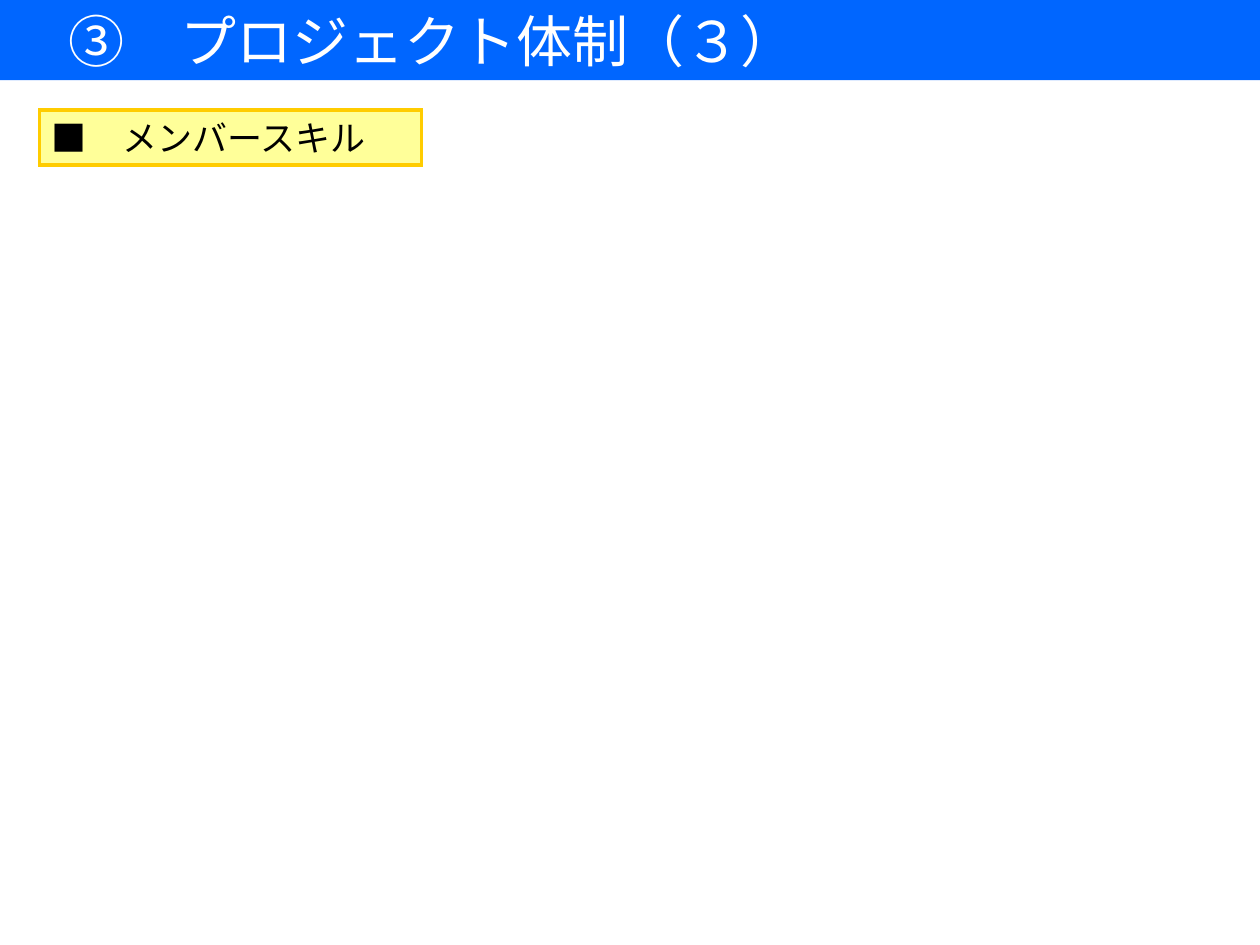
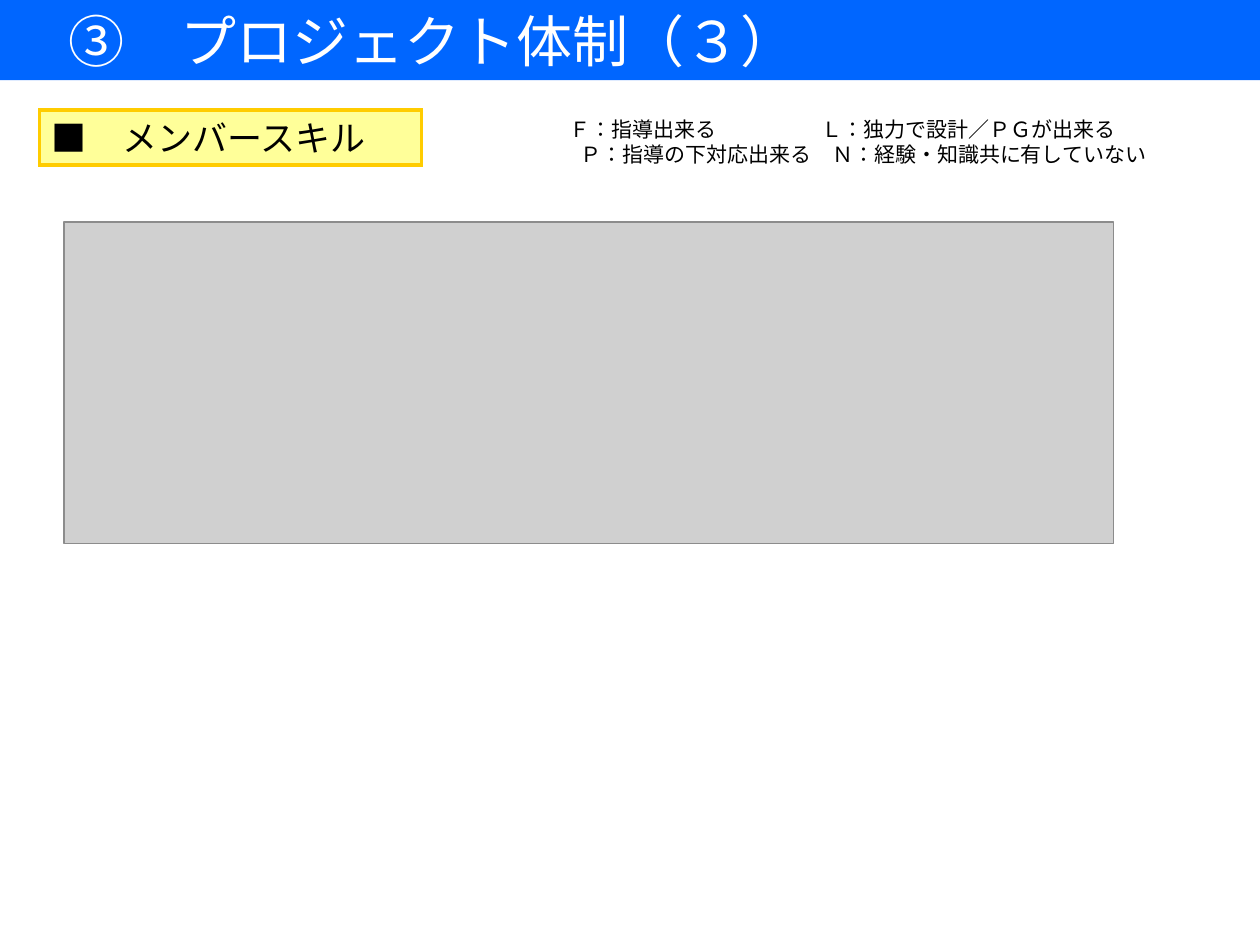
Before and after one commit to 7057547/RemoteMonitoringSystem, a slide deck: slide 9 of DOC/05作成資料/00開発計画書/【遠隔監視システム開発】開発計画書.ppt. Drawn at 1260x945 pixels with LibreOffice and Linux fonts; fonts in the diff are those of the drawing; grey boxes stand for pictures. Boxes give left, top, right and bottom in pixels: in the first picture for what was removed or moved away, otherwise in the second. Text is boxed around its words. In the diff, an @@ line names an element or a change of style, - is before the commit and + after.

```diff
--- a/DOC/05作成資料/00開発計画書/【遠隔監視システム開発】開発計画書.ppt
+++ b/DOC/05作成資料/00開発計画書/【遠隔監視システム開発】開発計画書.ppt
@@ text added at (570, 119, 1146, 164), 12 pt, text #000000 @@
+Ｆ：指導出来る Ｌ：独力で設計／ＰＧが出来る
+Ｐ：指導の下対応出来る Ｎ：経験・知識共に有していない
@@ picture added at (64, 222, 1114, 543) @@
```
Also in this commit, not shown: 7 other slides changed, 1 slide removed.
